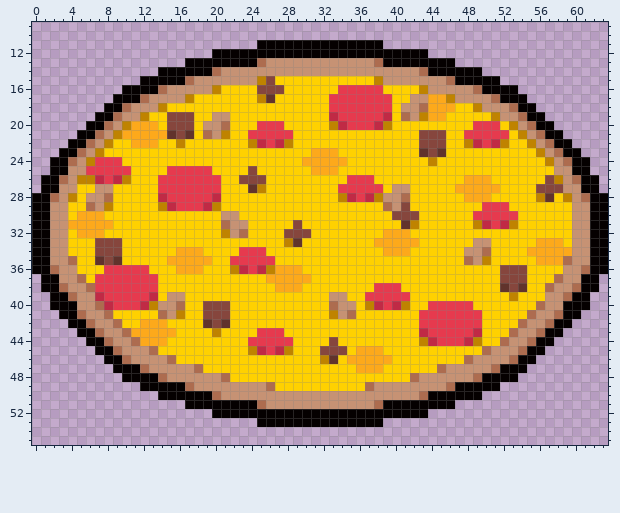
One commit to this pixel-art sprite: resources/gfx/familiar/Pizza!.png. That is the earlier state.
The file is 64x64 pixels. Shown: x 0..63, y 9..55.
And afterwards:
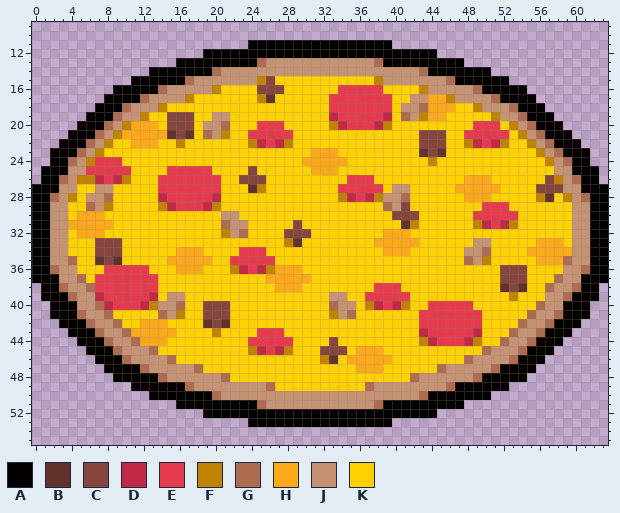
Palette (. is transparent): A #050000  B #61332c  C #86463d  D #c02a45  E #e63a4e  F #bf8300  G #ad6c4f  H #fda91b  J #c69274  K #ffd100
Diff:
y 11: x 24 . -> A; x 39 . -> A
y 12: x 19 . -> A; x 44 . -> A
y 13: x 16 . -> A; x 47 . -> A
y 14: x 13 . -> A; x 50 . -> A
y 15: x 11 . -> A; x 52 . -> A
y 16: x 9 . -> A; x 54 . -> A
y 17: x 8 . -> A; x 55 . -> A
y 18: x 7 . -> A; x 56 . -> A
y 19: x 6 . -> A; x 57 . -> A
y 20: x 5 . -> A; x 58 . -> A
y 21: x 4 . -> A; x 59 . -> A
y 22: x 3 . -> A; x 60 . -> A
y 23: x 2 . -> A; x 61 . -> A
y 25: x 1 . -> A; x 62 . -> A
y 27: x 0 . -> A; x 63 . -> A
y 37: x 0 . -> A; x 63 . -> A
y 39: x 1 . -> A; x 62 . -> A
y 41: x 2 . -> A; x 61 . -> A
y 42: x 3 . -> A; x 60 . -> A
y 43: x 4 . -> A; x 59 . -> A
y 44: x 5 . -> A; x 58 . -> A
y 45: x 6 . -> A; x 57 . -> A
y 46: x 7 . -> A; x 56 . -> A
y 47: x 8 . -> A; x 55 . -> A
y 48: x 9 . -> A; x 54 . -> A
y 49: x 11 . -> A; x 52 . -> A
y 50: x 13 . -> A; x 50 . -> A
y 51: x 16 . -> A; x 47 . -> A
y 52: x 19 . -> A; x 44 . -> A
y 53: x 24 . -> A; x 39 . -> A
Changed places in both pictures, as pixel boxes (x1, y1, x2, y2):
added: (248, 40, 257, 49)
added: (383, 40, 608, 193)
added: (32, 49, 212, 193)
added: (32, 274, 212, 418)
added: (383, 274, 608, 427)
added: (248, 418, 257, 427)
